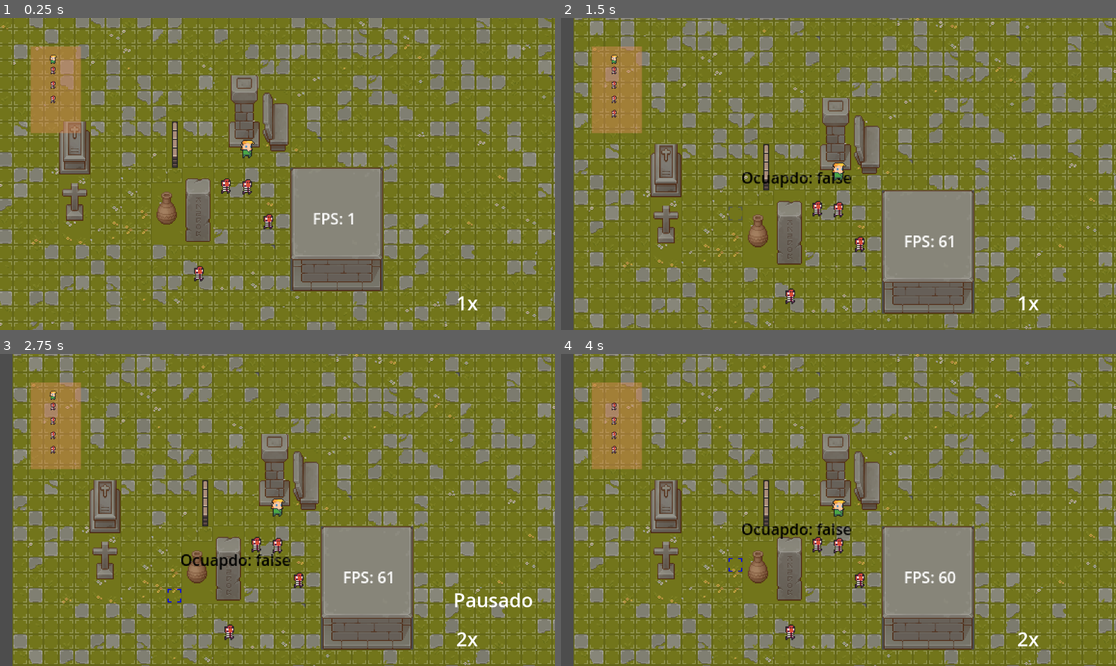
Above: before the commit, frames 1-4 (two rows, left to right).
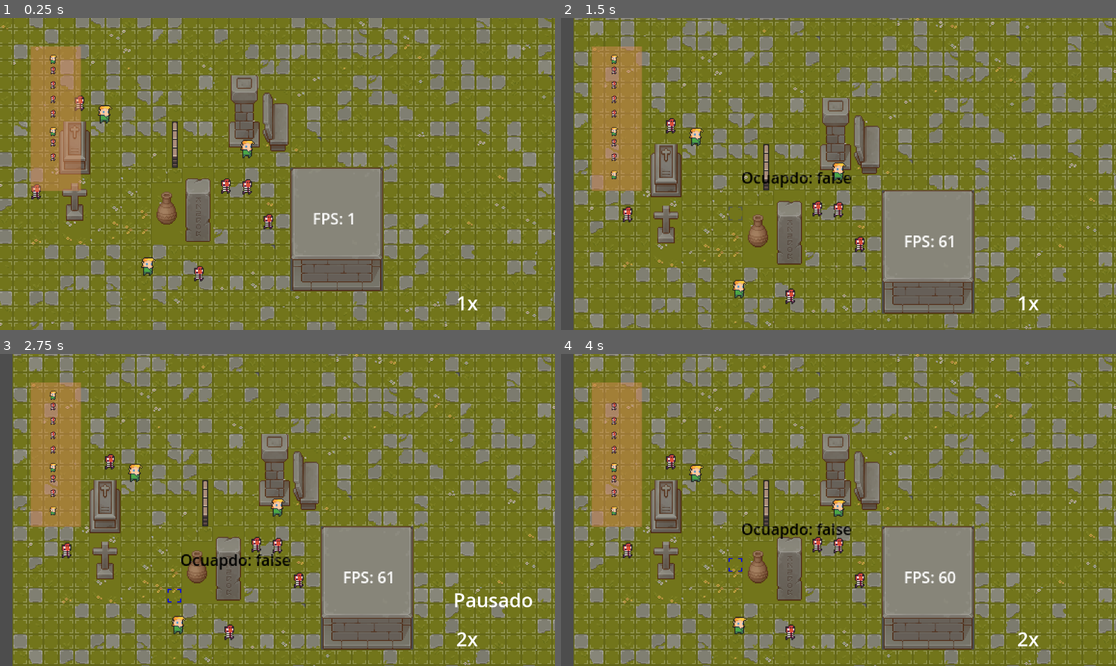
Above: after the commit, the same moments.

Repository: Donklii/QUINTO
Game: Godot game, scene res://mapa.tscn
The game is run twice, just before and just after one commit, with the same random seed, the same clock (stepped at 60 frames per second) and the same inputs.
Inputs (mouse positions are in pixels of both pictures, inside the frame that each line leads up to):
- Up to frame 1 (0.25 s): no input
- Up to frame 2 (1.5 s): move the mouse to (683, 252) at 0.52 s; tap E (aumentarvelocidade) at 0.6 s; tap Enter at 1.25 s; move the mouse to (733, 214) at 1.27 s; tap Q (diminuirvelocidade) at 1.35 s
- Up to frame 3 (2.75 s): tap Space at 2 s; move the mouse to (172, 594) at 2.02 s; tap E (aumentarvelocidade) at 2.1 s
- Up to frame 4 (4 s): tap Enter at 2.75 s; move the mouse to (733, 581) at 2.77 s; tap Q (diminuirvelocidade) at 2.85 s; tap Space at 3.5 s; move the mouse to (733, 566) at 3.52 s; tap E (aumentarvelocidade) at 3.6 s

The runs differ from the first frame. In frame 1, 2.1% of the frame differs, in the area x 5-29%, y 24-83%; in frame 2, 2.1%, in the area x 5-34%, y 32-90%; in frame 3, 2.1%; in frame 4, 2.1%.
Error before the commit: Invalid access to property or key 'global_position' on a base object of type 'Nil'. (res://personagem.gd:251)
Error after the commit: Invalid access to property or key 'global_position' on a base object of type 'Nil'. (res://personagem.gd:248)

Commit message:
Começo da otimização

Diff:
--- a/mapa.gd
+++ b/mapa.gd
@@ -16,6 +16,7 @@
 
 signal morte
 signal resetar_rastros
+signal apagar_rastro
 
 # Called when the node enters the scene tree for the first time.
 
@@ -78,8 +79,8 @@
 func fade_dos_quadrantes():
 	for filho in get_children():
 		if filho is Quadrante:
-			if filho.calcularDistanciaDoAtual() > 10:
-				var cor: float = exp(-0.3 * filho.calcularDistanciaDoAtual())
+			if filho.calcularDistanciaDoAlvo() > 10:
+				var cor: float = exp(-0.3 * filho.calcularDistanciaDoAlvo())
 				filho.mudarTransparencia(cor)
 			else:
 				filho.mudarTransparencia(0.25)
@@ -92,6 +93,4 @@
 	if personagem in lista_de_acao:
 		lista_de_acao.erase(personagem)
 
-	resetar_rastros.emit(personagem)
-
 	personagem.quadranteAtual.desocupar()
--- a/mapa.tscn
+++ b/mapa.tscn
@@ -2303,6 +2303,18 @@
 [node name="Inimigo4" parent="." instance=ExtResource("4_rfj0g")]
 position = Vector2(-7, 24)
 
+[node name="Protagonista2" parent="." instance=ExtResource("3_ci34q")]
+position = Vector2(-132, 73)
+
+[node name="Inimigo5" parent="." instance=ExtResource("4_rfj0g")]
+position = Vector2(-248, -7)
+
+[node name="Inimigo6" parent="." instance=ExtResource("4_rfj0g")]
+position = Vector2(-203, -99)
+
+[node name="Protagonista3" parent="." instance=ExtResource("3_ci34q")]
+position = Vector2(-177, -85)
+
 [connection signal="comeco_da_acao" from="." to="." method="_on_comeco_da_acao"]
 [connection signal="comeco_do_turno" from="." to="." method="_on_comeco_do_turno"]
 [connection signal="comeco_do_turno" from="." to="Ordem de turnos" method="ordenar_lista_de_turnos"]
--- a/personagem.gd
+++ b/personagem.gd
@@ -10,7 +10,7 @@
 var movendo: bool = false
 var quadranteAtual: Quadrante = null
 var rastro_mais_longo: Rastro
-var disntacia_do_maior_rastro: int = 0
+var distancia_do_maior_rastro: int = 0
 
 @onready var game_manager: Node = $".."
 
@@ -229,13 +229,10 @@
 	for rastro in rastrosDeixados:
 		if rastro_mais_longo == null:
 			rastro_mais_longo = rastro
-		if  calcularDistanciaDoRastro(rastro) >  calcularDistanciaDoRastro(rastro_mais_longo):
+		if  rastro.calcularDistanciaDoRastro() >  rastro_mais_longo.calcularDistanciaDoRastro():
 			rastro_mais_longo = rastro
 
-	disntacia_do_maior_rastro = calcularDistanciaDoRastro(rastro_mais_longo)
-
-func calcularDistanciaDoRastro(rastro: Rastro) -> int:
-	return rastro.forca/rastro.decaimento
+	distancia_do_maior_rastro = rastro_mais_longo.calcularDistanciaDoRastro()
 
 
 func set_quadrante() -> void:
--- a/protagonista.tscn
+++ b/protagonista.tscn
@@ -97,10 +97,12 @@
 animation = &"desvio"
 
 [node name="CollisionShape2D" type="CollisionShape2D" parent="."]
+visible = false
 position = Vector2(0, -1)
 shape = SubResource("RectangleShape2D_y2c1j")
 
 [node name="Area2D" type="Area2D" parent="."]
+visible = false
 collision_layer = 0
 collision_mask = 16
 monitorable = false
--- a/quadrante.gd
+++ b/quadrante.gd
@@ -18,32 +18,62 @@
 	ocupado = true
 
 	if ocupante.quadranteAtual:
-		ocupante.quadranteAtual.desocupar()
+		await ocupante.quadranteAtual.desocupar()
 
 	donoAtual = ocupante
 	donoAtual.quadranteAtual = self
 
-	var lista: Array[Personagem] = []
 	for rastro in lista_de_rastros:
 		if not rastro.passa_por_personagem and rastro.emissor != ocupante:
-			if not rastro.emissor in lista:
-				lista.append(rastro.emissor)
-
-	for personagem in lista:
-		game_manager.resetar_rastros.emit(personagem)
-		await get_tree().process_frame
-		personagem.configurarQuadrante()
+			var salvo: Personagem = rastro.emissor
+
+			var rastroNovo: Rastro = Rastro.new()
+			rastroNovo.copiar(rastro)
+			rastroNovo.forca += rastroNovo.decaimento
+			apagar_restos_de_rastro(rastroNovo)
+
+			apagar_rastro(rastro)
+			rastroNovo.queue_free()
+
+			salvo.configurarQuadrante()
 
 	donoAtual.configurarQuadrante()
 
+func apagar_restos_de_rastro(rastro: Rastro):
+	var rastroDecendente: Rastro = tem_residuos_do_rastro(rastro)
+
+	if !rastroDecendente:
+		return
+
+	if not (rastroDecendente.forca - rastroDecendente.decaimento > 0):
+		apagar_rastro(rastroDecendente)
+		return
+
+	for i in range(0,4):
+		var quadrante_desejado: Quadrante = quadranteAoLado(i)
+
+		if quadrante_desejado:
+
+			if quadrante_desejado.tem_residuos_do_rastro(rastro):
+				quadrante_desejado.apagar_restos_de_rastro(rastroDecendente)
+
+	apagar_rastro(rastroDecendente)
 
 func desocupar() -> void:
 	ocupado = false
+
+	for rastroDeixado in donoAtual.rastrosDeixados:
+		var rastro: Rastro = Rastro.new()
+		rastro.copiar(rastroDeixado)
+		rastro.forca += rastro.decaimento
+		await apagar_restos_de_rastro(rastro)
+
 	donoAtual = null
 
 
 func _ready() -> void:
-	game_manager.connect("resetar_rastros", Callable(self, "remover_rastros"))
+	game_manager.connect("apagar_rastro", Callable(self, "remover_rastro"))
+	game_manager.connect("resetar_rastros", Callable(self, "remover_rastros_por_emissor"))
 
 
 ##➳➳➳ 𝐹𝑈𝑁𝐶̧𝑂̃𝐸𝑆 𝐵𝐴𝑆𝐸 ➳➳➳
@@ -76,17 +106,36 @@
 	espalhar_rastros()
 
 
-func remover_rastros(emissor: Personagem) -> void:
-
-	for rastropresente in lista_de_rastros:
-
-		if rastropresente.emissor == emissor:
-			lista_de_rastros.erase(rastropresente)
-			rastropresente.queue_free()
+func remover_rastros_por_emissor(emissor: Personagem) -> void:
+
+	if lista_de_rastros.size() < 1:
+		return
+
+
+	for rastroPresente in lista_de_rastros:
+
+		if rastroPresente.emissor == emissor:
+			apagar_rastro(rastroPresente)
+
+
+func remover_rastro(rastro: Rastro):
+	var rastroPresente: Rastro = tem_rastro(rastro)
+
+	if rastroPresente:
+		apagar_rastro(rastroPresente)
 
 
 func remover_todos_os_rastros():
-	lista_de_rastros.clear()
+	for rastro in lista_de_rastros:
+		lista_de_rastros.erase(rastro)
+		rastro.queue_free()
+
+
+func apagar_rastro(rastro: Rastro):
+	lista_de_rastros.erase(rastro)
+	rastro.queue_free()
+
+
 
 
 func espalhar_rastros()  -> void:
@@ -131,6 +180,21 @@
 
 ##✧✧✧  𝕌𝕋𝕀𝕃𝕊 ✧✧✧
 
+func tem_rastro(rastro: Rastro) -> Rastro:
+	for rastroAtual in lista_de_rastros:
+		if rastroAtual.nome == rastro.nome and rastroAtual.emissor == rastro.emissor:
+			return rastroAtual
+
+	return null
+
+func tem_residuos_do_rastro(rastro: Rastro) -> Rastro:
+	for rastroAtual in lista_de_rastros:
+		if rastro.nome == rastroAtual.nome and rastro.emissor == rastroAtual.emissor:
+			if rastro.forca > rastroAtual.forca:
+				return rastroAtual
+
+	return null
+
 
 func estaNoLimite():
 
@@ -185,8 +249,8 @@
 	espalhar_rastros()
 
 
-func calcularDistanciaDoAtual() -> int:
-	var quadranteAlmejado: Quadrante =  game_manager.dono_do_turno.quadranteAtual
+func calcularDistanciaDoAlvo(alvo: Personagem = game_manager.dono_do_turno) -> int:
+	var quadranteAlmejado: Quadrante =  alvo.quadranteAtual
 
 	var distancia: int = abs(global_position.x - quadranteAlmejado.global_position.x)
 	distancia += abs(global_position.y - quadranteAlmejado.global_position.y)
--- a/rastros.gd
+++ b/rastros.gd
@@ -5,6 +5,7 @@
 var forca:int
 var decaimento: int
 var passa_por_personagem: bool = true
+var distancia_do_rastro: int
 var emissor: Personagem
 
 func equals(rastro:Rastro) -> bool:
@@ -20,3 +21,7 @@
 	decaimento = rastro.decaimento
 	emissor = rastro.emissor
 	passa_por_personagem = rastro.passa_por_personagem
+
+func calcularDistanciaDoRastro() -> int:
+	distancia_do_rastro = forca/decaimento
+	return forca/decaimento
